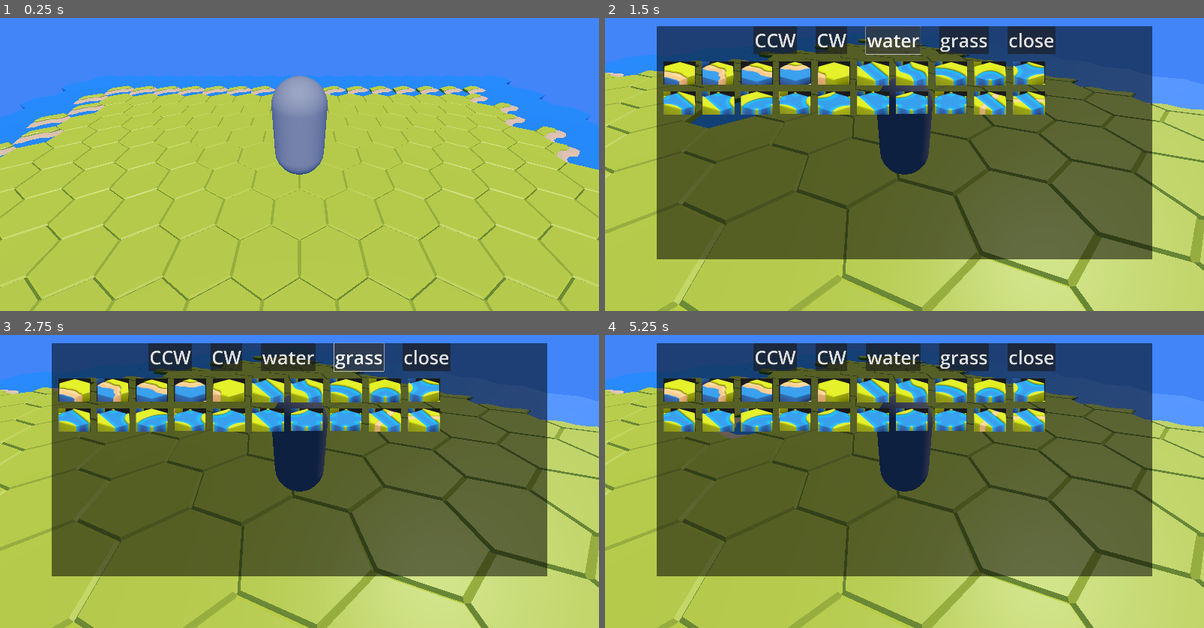
Above: before the commit, frames 1-4 (two rows, left to right).
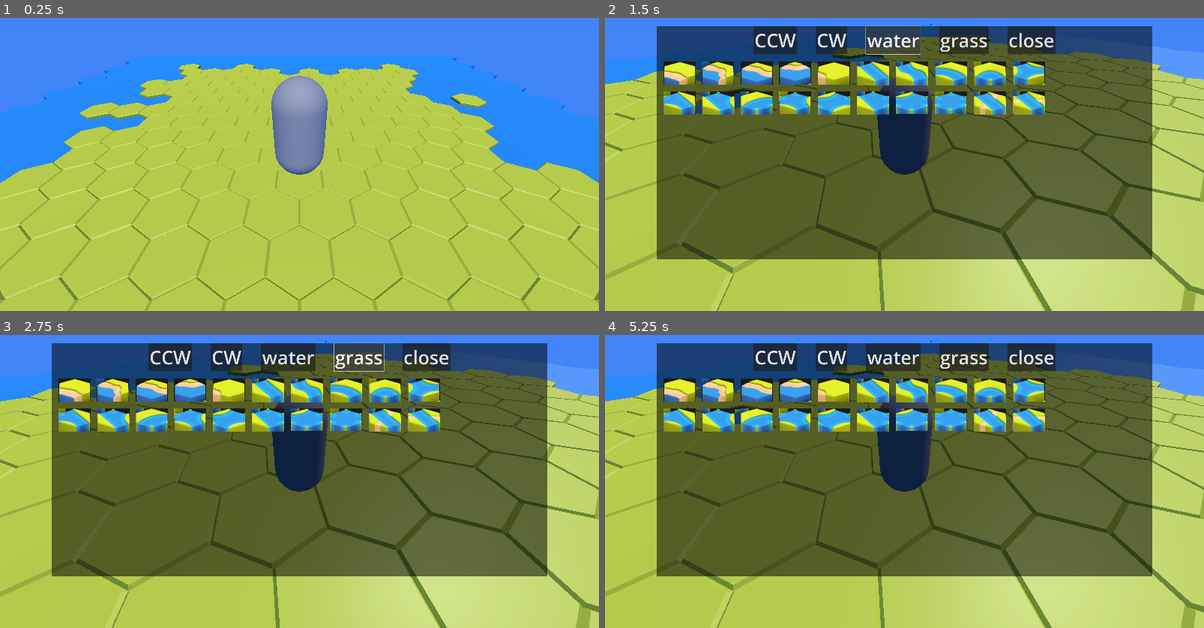
Above: after the commit, the same moments.

Repository: super-goose/hex-terrain
Game: Godot game, scene res://main.tscn
Two runs of this game, one before a commit and one after it. Both use one fixed random seed, a clock stepped at 60 frames per second and the inputs below.
Inputs (mouse positions are in pixels of both pictures, inside the frame that each line leads up to):
- Up to frame 1 (0.25 s): no input
- Up to frame 2 (1.5 s): tap Enter (ui_accept) at 0.5, 0.77 s; move the mouse to (1036, 126) at 0.52 s; hold Right (ui_right) 0.53-1.25 s; click (1036, 126) at 0.67 s; click "water" at 1.25 s
- Up to frame 3 (2.75 s): click "grass" at 2 s
- Up to frame 4 (5.25 s): click "CCW" at 2.75 s; click "CW" at 3.5 s; click (676, 390) at 4.25 s; click (718, 390) at 5 s

The runs differ from the first frame. In frame 1, 20% of the frame differs, in the area x 0-100%, y 12-100%; in frame 2, 14%; in frame 3, 14%; in frame 4, 14%.

Commit message:
terrain is not uniform shape now

Diff:
--- a/main.tscn
+++ b/main.tscn
@@ -13,7 +13,7 @@
 
 [node name="Terrain" parent="." instance=ExtResource("2_rg7bv")]
 width = 20
-length = 20
+length = 30
 
 [node name="DirectionalLight3D" type="DirectionalLight3D" parent="."]
 transform = Transform3D(1, 0, 0, 0, 0.57629, 0.817245, 0, -0.817245, 0.57629, 0, -4.13054, 0)
--- a/terrain.gd
+++ b/terrain.gd
@@ -8,6 +8,7 @@
 var tiles = {}
 
 func _ready():
+	randomize()
 	# define the tiles
 	for x in range(width):
 		for z in range(length):
@@ -16,8 +17,24 @@
 
 			# decide if the tile is different
 			# if we are near the edge, make it be water
-			if x < 2 or x > width - 3 or z < 2 || z > length - 3:
+			# determine min distance from the edge
+			var dx = min(x, width - 1 - x)
+			var dz = min(z, length - 1 - z)
+			var d_edge = min(dx, dz)
+
+			if d_edge < 2:
 				type = 'water'
+			elif d_edge < 5:
+				var r = randi() % 3
+
+				if r < d_edge - 2:
+					print('this one got flipped back!')
+					type = 'grass'
+				else:
+					print('this one isn\'t going to be flipped')
+					type = 'water'
+			#elif d_edge > 8:
+
 
 			# add tile to `tiles` dict
 			tiles[to_coords_key(x, z)] = { 'type': type, 'rotation': 0, 'coords': { 'x': x, 'z': z } }
@@ -40,15 +57,15 @@
 	if z % 2 == 0:
 		x_offset += 1
 
-	if type == 'grass':
-		var neighbors = get_neighbors(x, z)
-		var water_neighbors = neighbors.filter(filter__water_tiles)
-		if water_neighbors.size() > 0:
-			print('----------')
-			print(p)
-
-			print(water_neighbors)
-			modified_type = 'coast_c'
+	#if type == 'grass':
+		#var neighbors = get_neighbors(x, z)
+		#var water_neighbors = neighbors.filter(filter__water_tiles)
+		#if water_neighbors.size() > 0:
+			#print('----------')
+			#print(p)
+			#
+			#print(water_neighbors)
+			#modified_type = 'coast_c'
 
 	var t = Tile.instantiate()
 	t.position.x = x_offset
